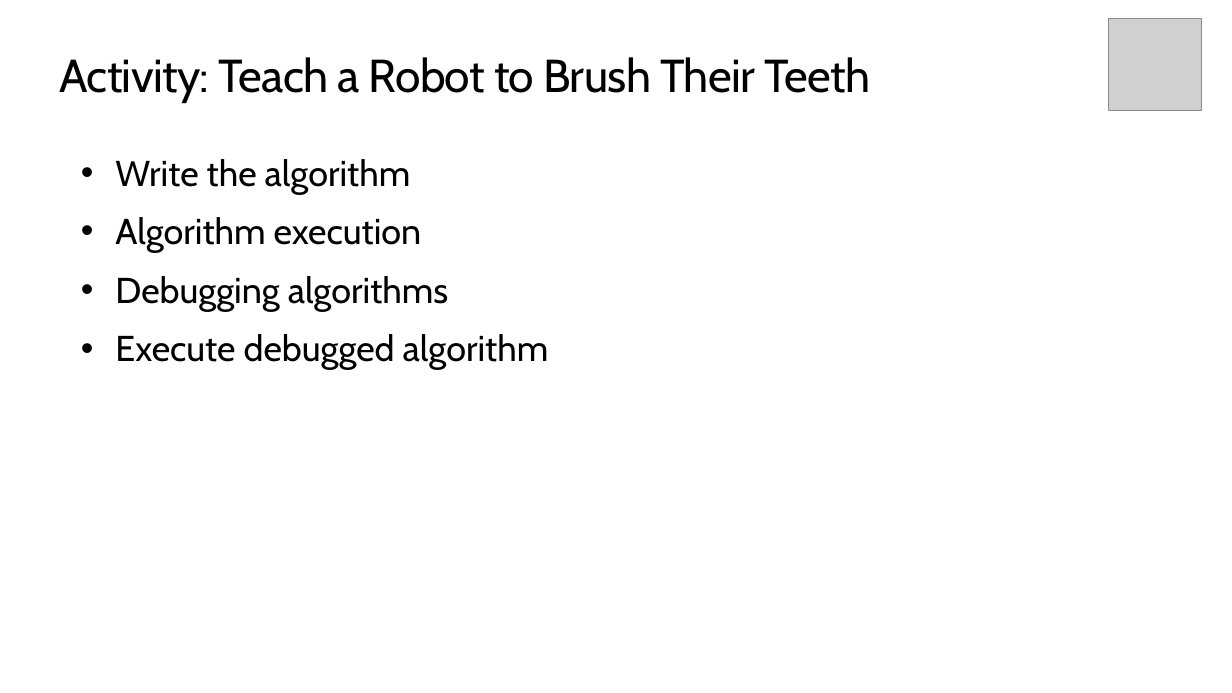
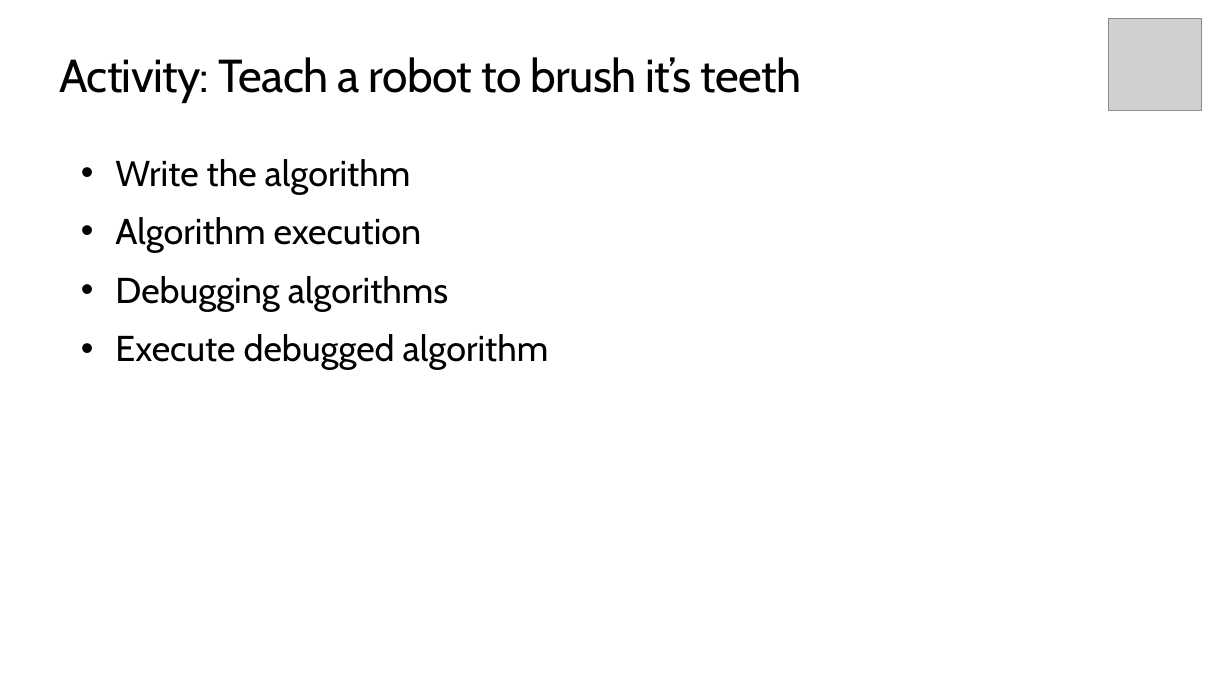
Before and after one commit to TEALSK12/introduction-to-computer-science, a slide deck: slide 6 of slidedecks/TEALS SNAP 0.2.pptx. Drawn at 1232x693 pixels with LibreOffice and Linux fonts; fonts in the diff are those of the drawing; grey boxes stand for pictures; background and template pictures are left out. Boxes give left, top, right and bottom in pixels: in the first picture for what was removed or moved away, otherwise in the second. Text is boxed around its words. In the diff, an @@ line names an element or a change of style, - is before the commit and + after.

```diff
--- a/slidedecks/TEALS SNAP 0.2.pptx
+++ b/slidedecks/TEALS SNAP 0.2.pptx
@@ title at [59,57,802,103]: text changed @@
-Activity: Teach a Robot to Brush Their Teeth
+Activity: Teach a robot to brush it’s teeth
```
Also in this commit, not shown: 10 other slides changed, 18 other files.
